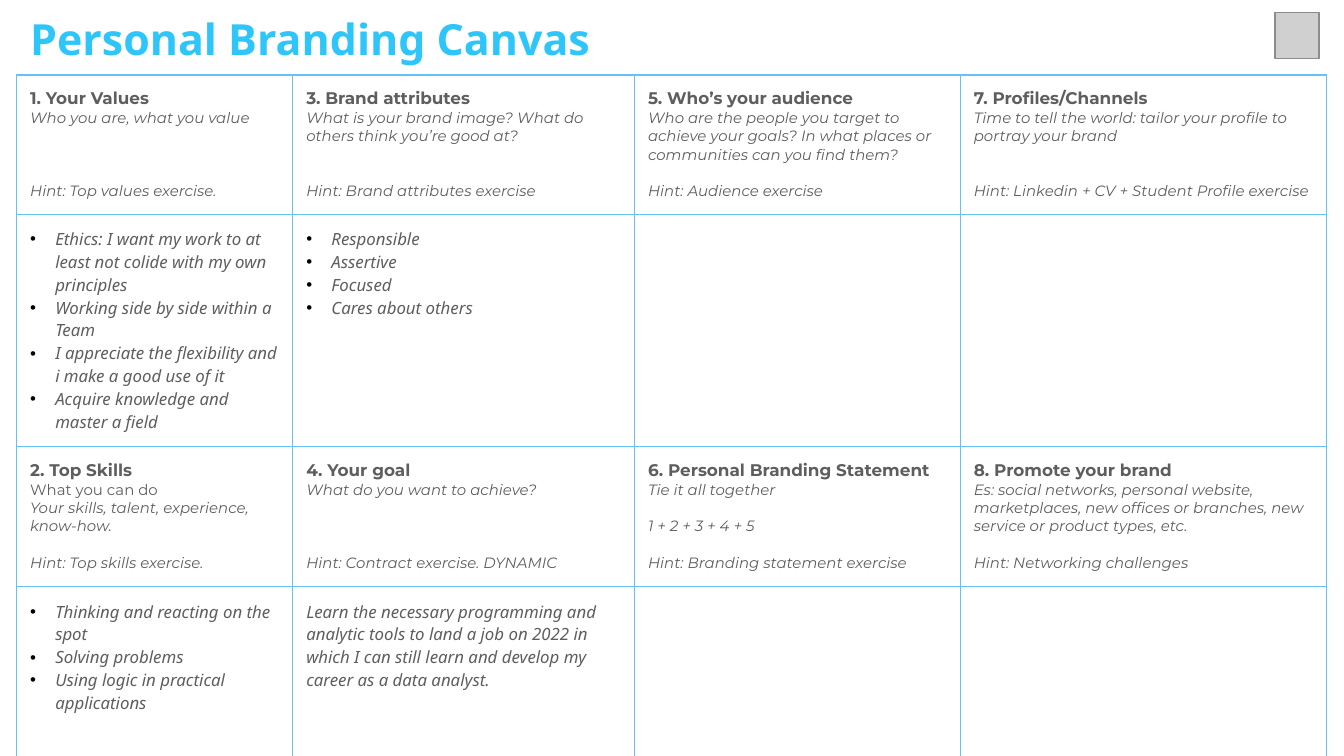
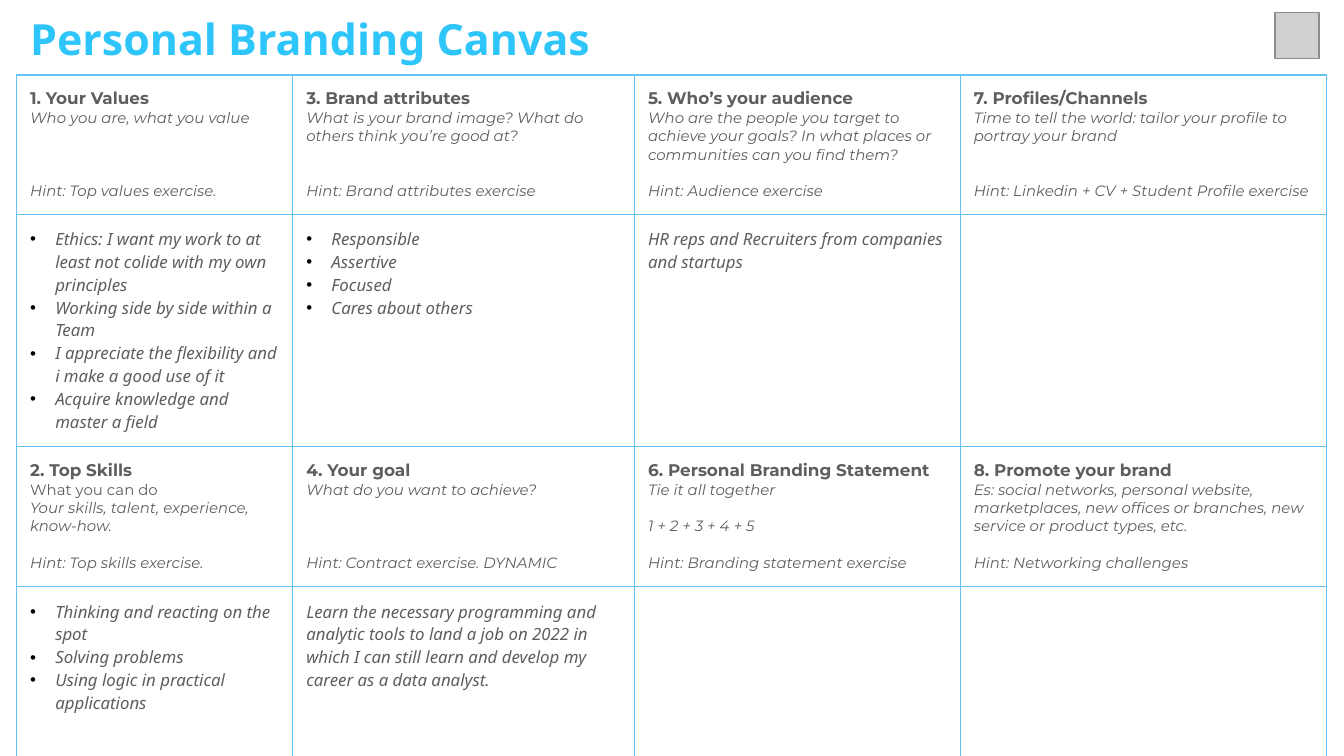
Before and after one commit to GerardDD/data-prework, a slide deck: slide 1 of career-hack/Personal Branding Canvas - Careerhack.pptx. Drawn at 1344x756 pixels with LibreOffice and Linux fonts; fonts in the diff are those of the drawing; grey boxes stand for pictures. Boxes give left, top, right and bottom in pixels: in the first picture for what was removed or moved away, otherwise in the second. Text is boxed around its words. In the diff, an @@ line names an element or a change of style, - is before the commit and + after.

Commit message:
added audience

```diff
--- a/career-hack/Personal Branding Canvas - Careerhack.pptx
+++ b/career-hack/Personal Branding Canvas - Careerhack.pptx
@@ table at [16, 75, 1325, 756] @@
-row 2, column 3: 
+row 2, column 3: HR reps and Recruiters from companies and startups
```
